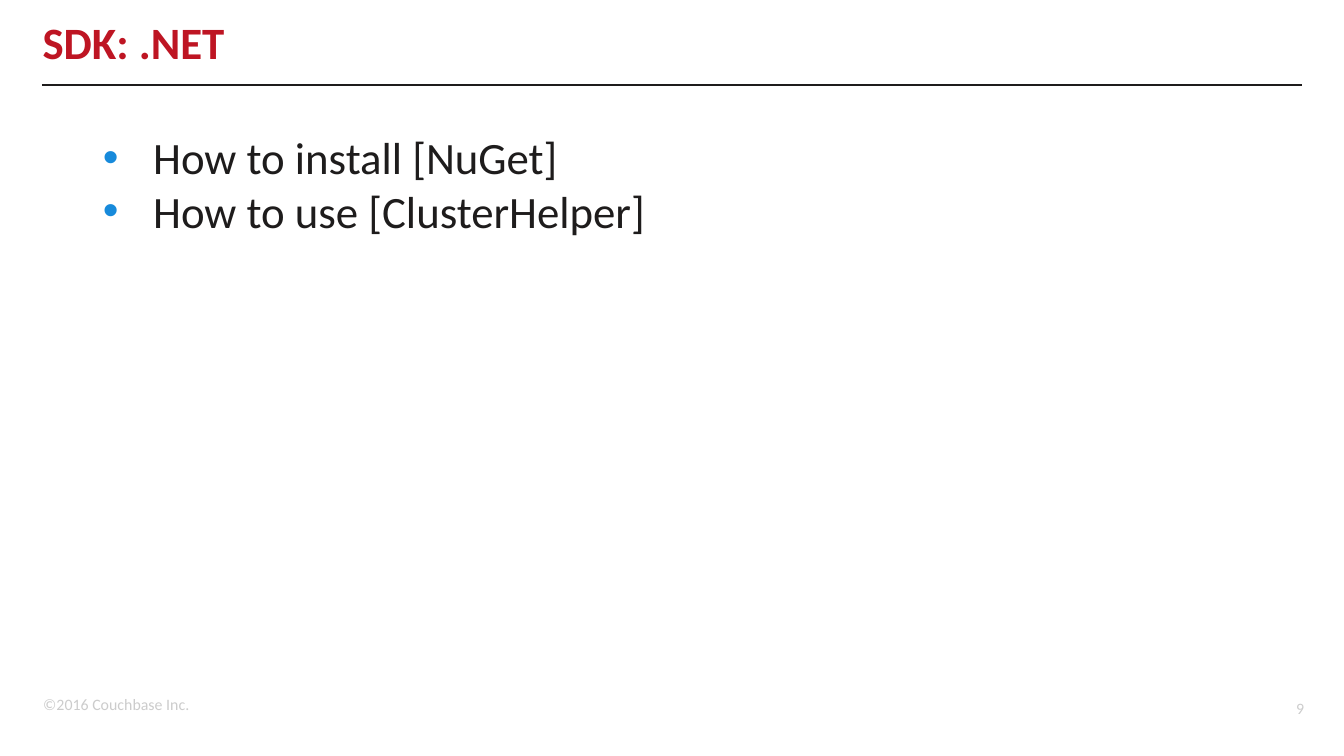
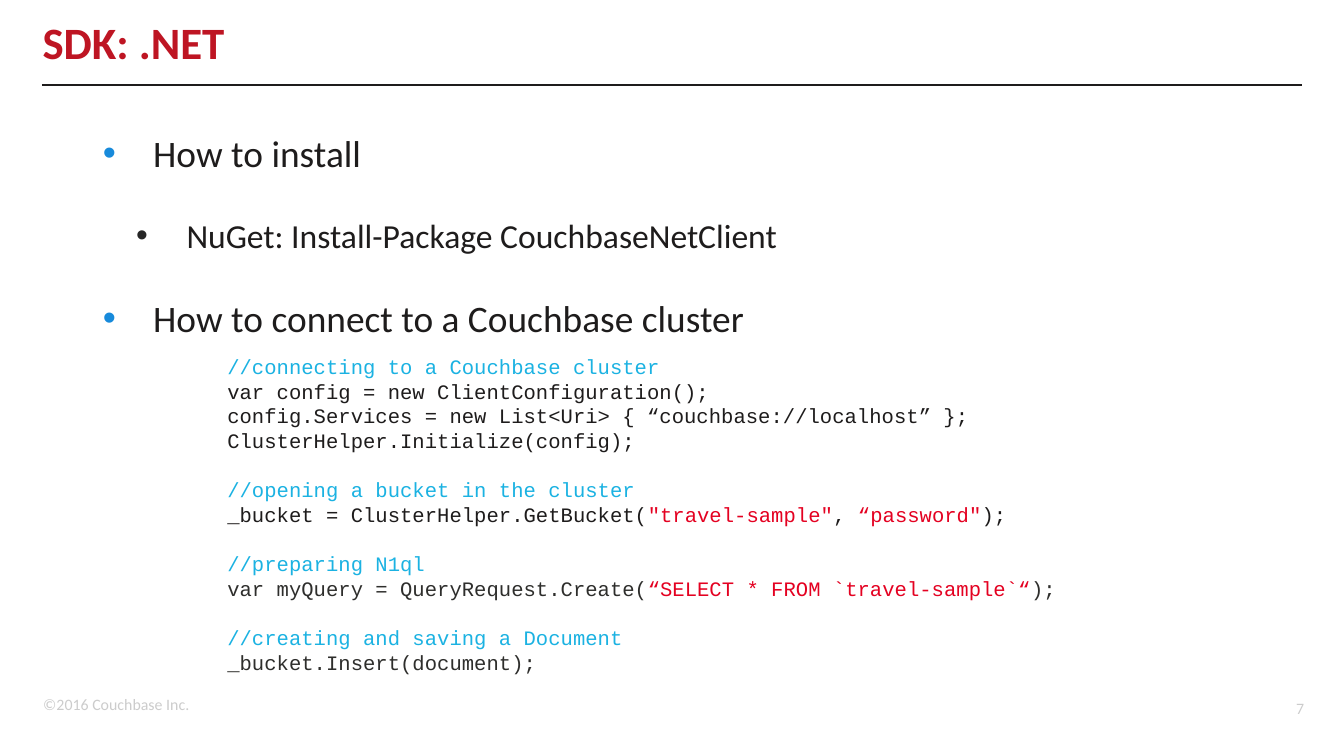
Before and after one commit to subalakr/workshop, a slide deck: slide 7 of connect2016/developer/02/02.pptx (slide 9 before the commit). Drawn at 1344x756 pixels with LibreOffice and Linux fonts; fonts in the diff are those of the drawing; background and template pictures are left out. Boxes give left, top, right and bottom in pixels: in the first picture for what was removed or moved away, otherwise in the second. Text is boxed around its words. In the diff, an @@ line names an element or a change of style, - is before the commit and + after.

```diff
--- a/connect2016/developer/02/02.pptx
+++ b/connect2016/developer/02/02.pptx
@@ text at (153, 141, 776, 333): text changed; size 24 to 20 pt @@
-• How to install [NuGet]
-• How to use [ClusterHelper]
+• How to install
+  • NuGet: Install-Package CouchbaseNetClient
+• How to connect to a Couchbase cluster
@@ text added at (227, 360, 1056, 675), 11 pt, text #1E1C1C @@
+//connecting to a Couchbase cluster
+var config = new ClientConfiguration();
+config.Services = new List<Uri> { “couchbase://localhost” };
+ClusterHelper.Initialize(config);
+//opening a bucket in the cluster
+_bucket = ClusterHelper.GetBucket("travel-sample", “password");
+//preparing N1ql
+var myQuery = QueryRequest.Create(“SELECT * FROM `travel-sample`“);
+//creating and saving a Document
+_bucket.Insert(document);
@@ page number at (1296, 704, 1304, 714): text changed @@
-9
+7
```
Also in this commit, not shown: 4 other slides changed, 3 slides added, 3 slides removed.
